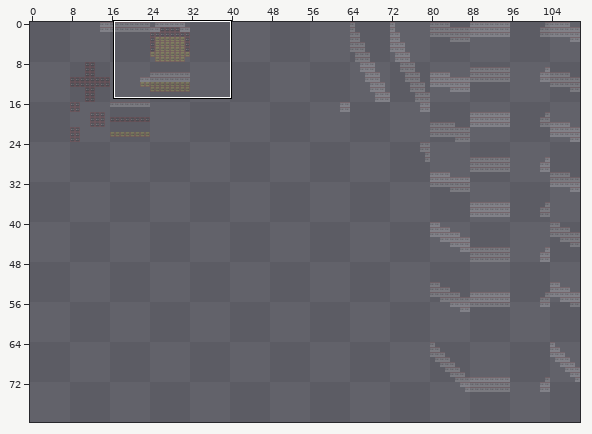
Level history. Tiled map: game/assets/map/tilesets/forest/chunks.tmx. The picture above shows the old version from afar; the outline marks the close-up.
Close-up. Old version:
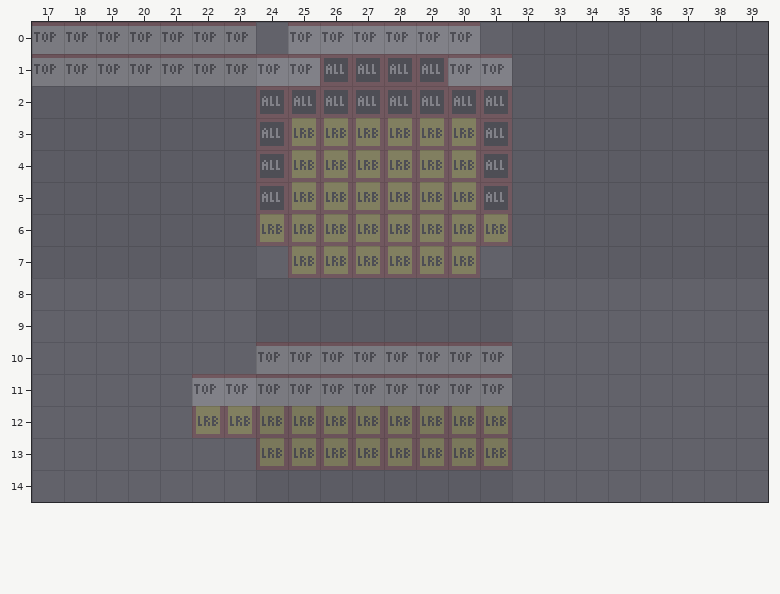
Cells are 16x16 px. Shown: x 17..39, y 0..14. Not drawn, because the pictures are missing: unchanged layer "Block".
Now the later version:
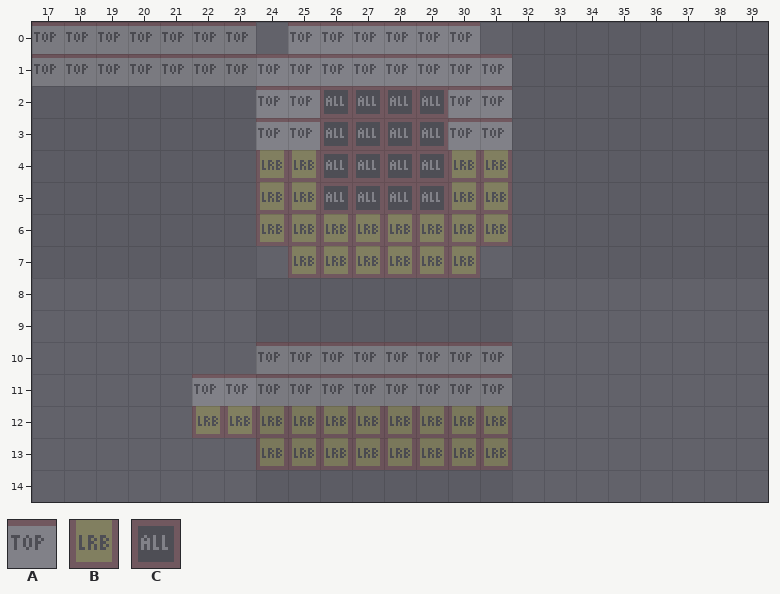
Key: from "SolidityBlocks": A 1 "SolidityBlock", B 2 "SolidityBlock", C 3 "SolidityBlock".
_ is an empty cell.
See-through tiles are keyed as they look on the map.
Author's note on the commit: Map collision detection: ceiling
The edit:
{"where": "layer \"Solidity\""}
{"y":1,"x":26,"old":"CCCC","new":"AAAA"}
{"y":2,"x":24,"old":"CC","new":"AA"}
{"y":2,"x":30,"old":"CC","new":"AA"}
{"y":3,"x":24,"old":"CBBBBBBC","new":"AACCCCAA"}
{"y":4,"x":24,"old":"C","new":"B"}
{"y":4,"x":26,"old":"BBBB","new":"CCCC"}
{"y":4,"x":31,"old":"C","new":"B"}
{"y":5,"x":24,"old":"C","new":"B"}
{"y":5,"x":26,"old":"BBBB","new":"CCCC"}
{"y":5,"x":31,"old":"C","new":"B"}
